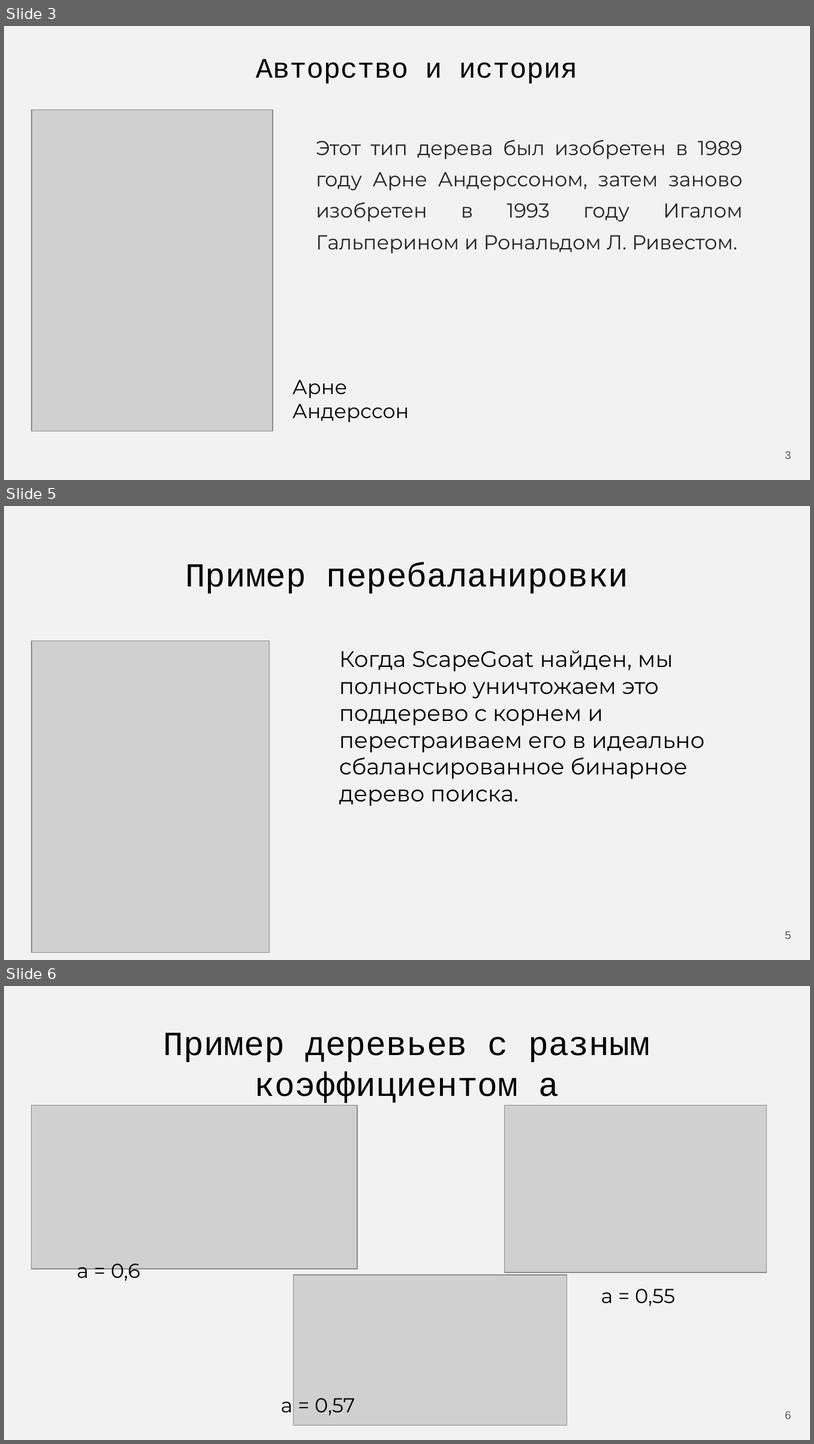
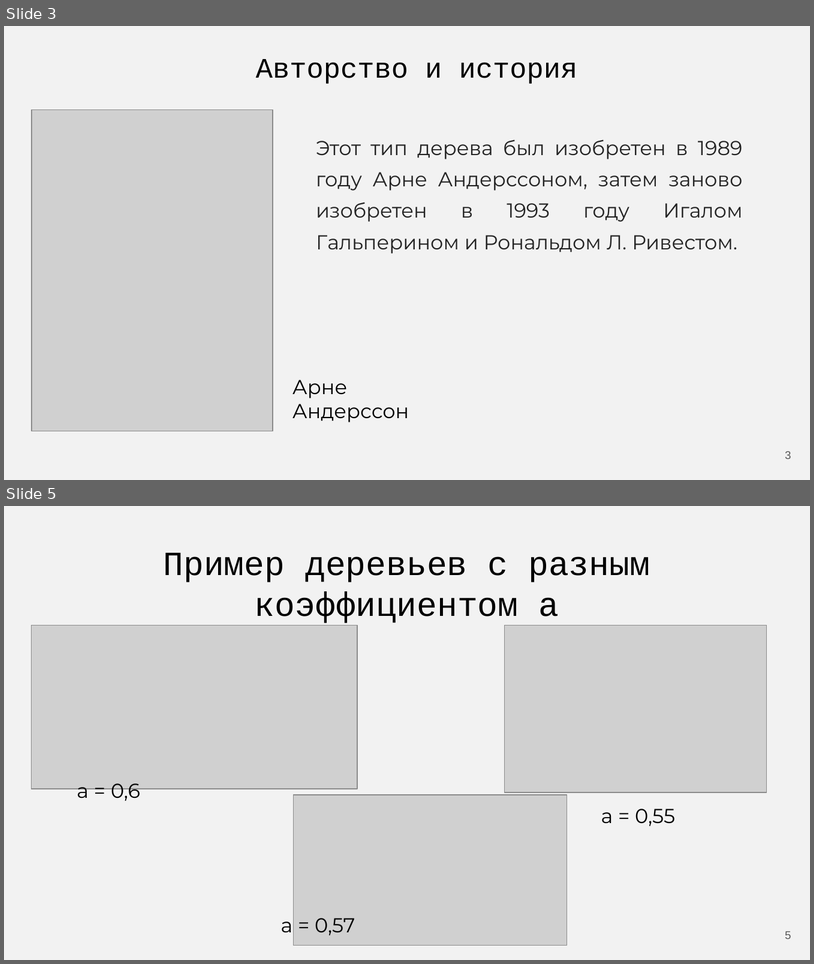
Before and after one commit to Flnchkv/ScapeGoat_Three, a slide deck: ScapeGoat Three.pptx. Shown one above the other, each under a label of ours: slides 3, 5 and 6 before the commit, slides 3 and 5 after it; the slides between them are not shown. The pictures are 814x1444 and 814x964 pixels, drawn with LibreOffice and Linux fonts; fonts in the diff are those of the drawing; grey boxes stand for pictures. Boxes give left, top, right and bottom in pixels: in the first picture for what was removed or moved away, otherwise in the second. Text is boxed around its words. In the diff, an @@ line names an element or a change of style, - is before the commit and + after.

```diff
--- a/ScapeGoat Three.pptx
+++ b/ScapeGoat Three.pptx
@@ slide 5 removed at bbox=[4, 506, 810, 960], background #F2F2F2 @@
@@ title removed at bbox=[185, 562, 629, 594] @@
-Пример перебаланировки
@@ picture removed at bbox=[32, 640, 269, 952] @@
@@ text removed at bbox=[339, 650, 705, 806] @@
-Когда ScapeGoat найден, мы полностью уничтожаем это поддерево с корнем и перестраиваем его в идеально сбалансированное бинарное дерево поиска.
@@ page number removed at bbox=[785, 931, 791, 939] @@
-5
@@ what was slide 6 is now slide 5 @@
@@ page number at bbox=[785, 931, 791, 939]: text changed @@
-6
+5
```
Also in this commit, not shown: 1 slide added, 1 other slide removed, 1 other file.
